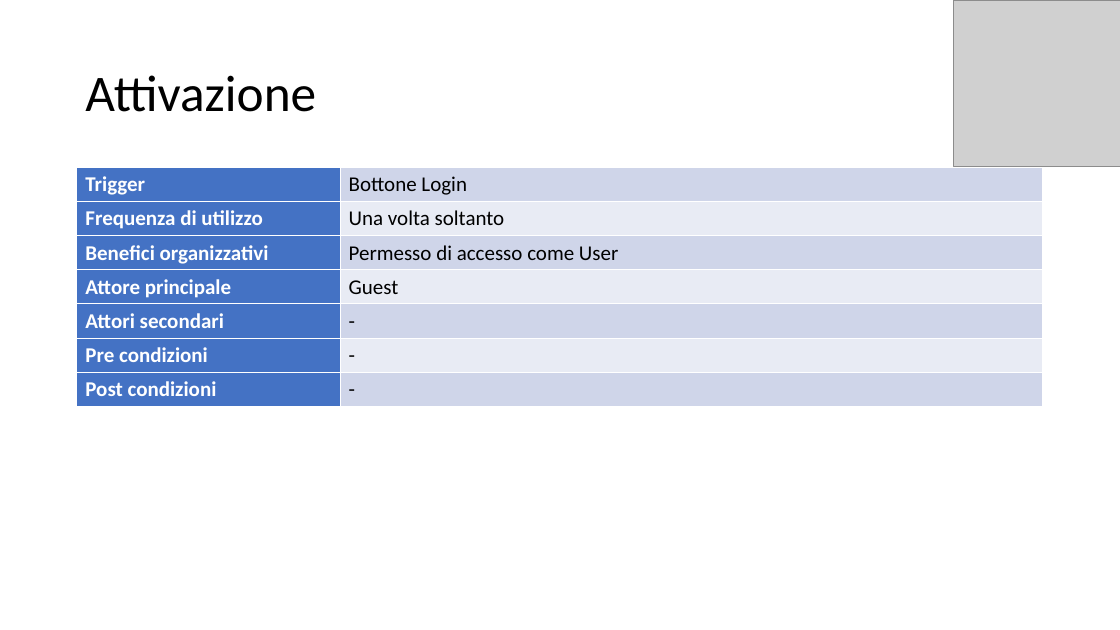
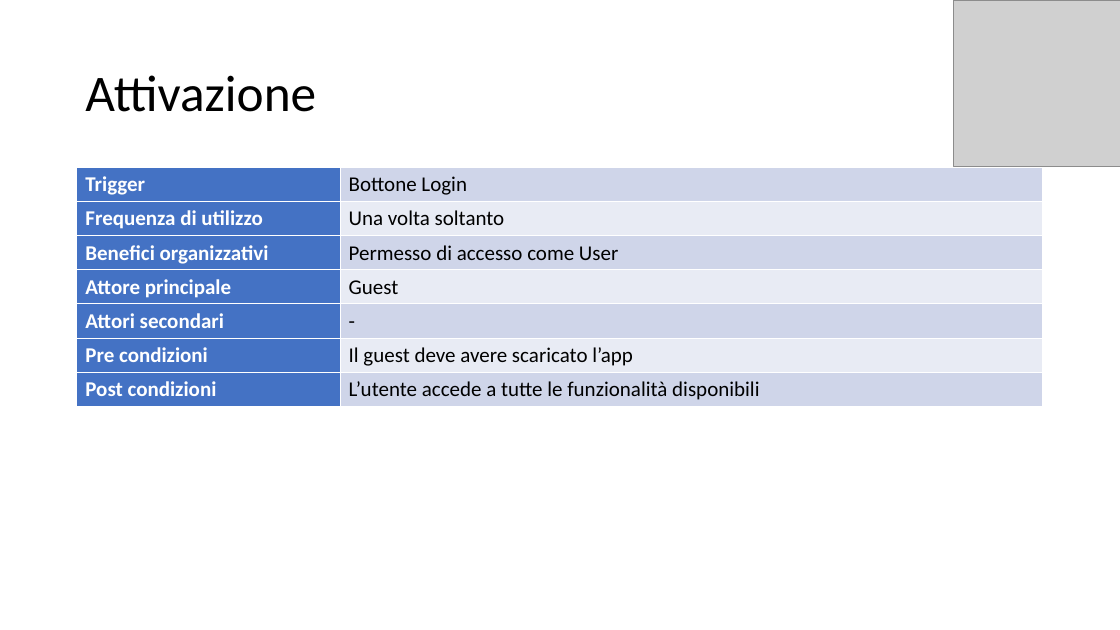
Before and after one commit to itsar19-20/gas, a slide deck: slide 3 of Template use case/template LOGIN.pptx. Drawn at 1120x630 pixels with LibreOffice and Linux fonts; fonts in the diff are those of the drawing; grey boxes stand for pictures. Boxes give left, top, right and bottom in pixels: in the first picture for what was removed or moved away, otherwise in the second. Text is boxed around its words. In the diff, an @@ line names an element or a change of style, - is before the commit and + after.

```diff
--- a/Template use case/template LOGIN.pptx
+++ b/Template use case/template LOGIN.pptx
@@ table at [77, 168, 1044, 407] @@
-row 6, column 2: -
+row 6, column 2: Il guest deve avere scaricato l’app
-row 7, column 2: -
+row 7, column 2: L’utente accede a tutte le funzionalità disponibili
```
Also in this commit, not shown: 3 other files.
